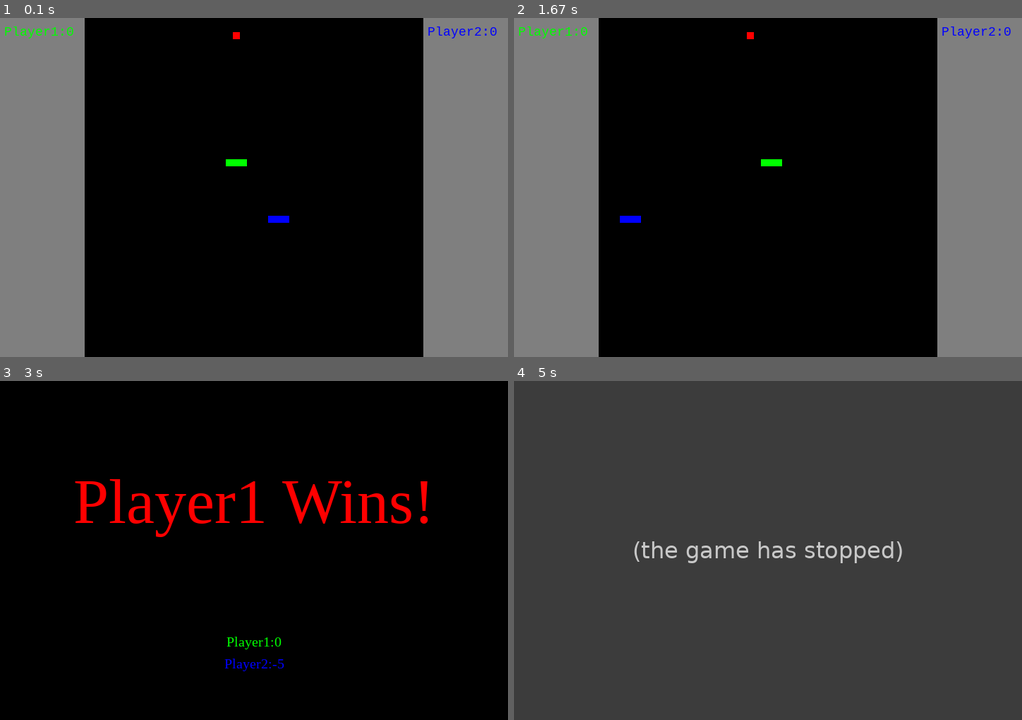
Above: before the commit, frames 1-4 (two rows, left to right).
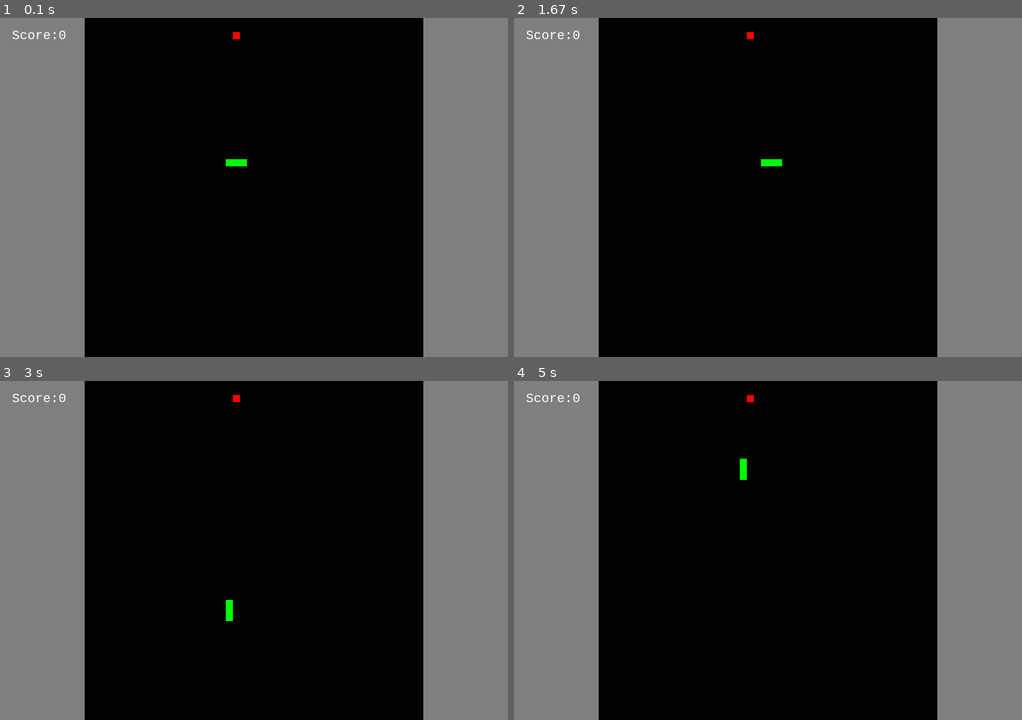
Above: after the commit, the same moments.

Repository: Worldeditory/snake_pygame
Game: pygame game, started from snake.py
The game is run twice, just before and just after one commit, with the same random seed, the same clock (stepped at 60 frames per second) and the same inputs.
Inputs:
- Up to frame 1 (0.1 s): no input
- Up to frame 2 (1.67 s): tap one key every 0.33 s from 0.33 s: W A S D
- Up to frame 3 (3 s): tap S at 1.67 s; tap A at 2.5 s; tap W at 2.83 s
- Up to frame 4 (5 s): tap D at 3.17 s; tap W at 3.5, 4.73 s; tap A at 4.4 s

The runs differ from the first frame. In frame 1, 0.4% of the frame differs, in the area x 0-98%, y 2-61%; in frame 2, 0.4%; in frame 3, 36%; in frame 4, 100%, in the area x 0-100%, y 0-100%.
Before the commit the program exited at 4.87 s; later frames show no game.

Commit message:
sound added
소리 추가했습니다

Diff:
--- a/snake.py
+++ b/snake.py
@@ -35,7 +35,8 @@
 # Game 관련 변수
 score1 = 0
 score2 = 0
-mode = 2
+mode = 1
+
 
 snake_pos1 = [320, 200]
 snake_body1 = [
@@ -137,6 +138,7 @@
 
 # Game Over
 def game_over(window, size):
+    hit_sound.play()
     win = 0
     if mode == 2:
         if score1 > score2:
@@ -213,6 +215,9 @@
 
 # 반짝거리는 무지개 뱀
 # rainbow_idx = 0
+
+item_sound = pygame.mixer.Sound("item.mp3")
+hit_sound = pygame.mixer.Sound("hit.mp3")
 
 
 while True:
@@ -258,6 +263,7 @@
     snake_body1.insert(0, list(snake_pos1))
     if snake_pos1[0] == food_pos[0] and snake_pos1[1] == food_pos[1]:
         score1 += 1
+        item_sound.play()
         # 스코어 3점 오를때마다 속도 증가함
         if fps_increase == 3:
             fps += 1
@@ -277,6 +283,7 @@
     snake_body2.insert(0, list(snake_pos2))
     if snake_pos2[0] == food_pos[0] and snake_pos2[1] == food_pos[1]:
         score2 += 1
+        item_sound.play()
         # 스코어 3점 오를때마다 속도 증가함
         if fps_increase == 3:
             fps += 1
Not shown, added: hit.mp3
Not shown, added: item.mp3
